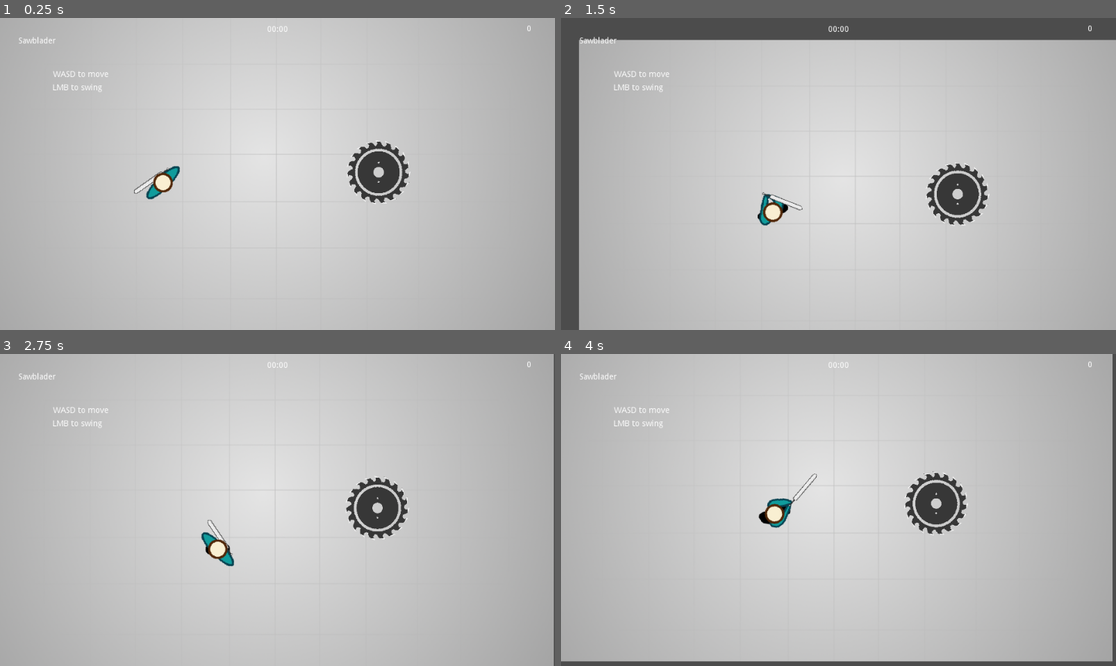
Above: before the commit, frames 1-4 (two rows, left to right).
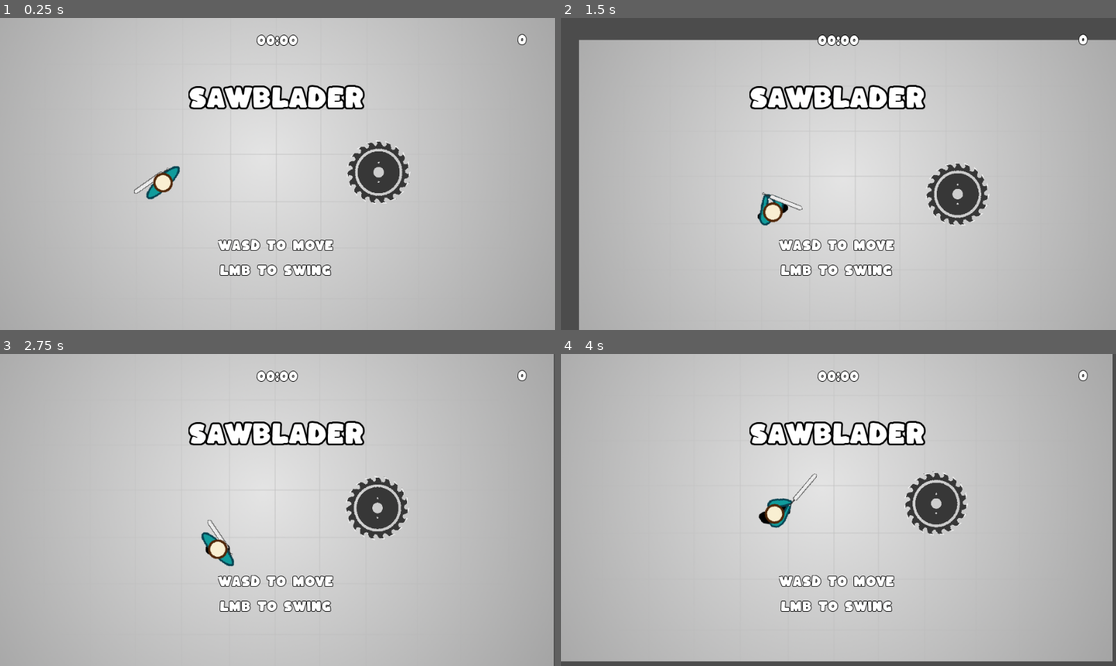
Above: after the commit, the same moments.

Repository: Zircon332/Sawblader
Game: Godot game, scene res://scenes/main.tscn
The game is run twice, just before and just after one commit, with the same random seed, the same clock (stepped at 60 frames per second) and the same inputs.
Inputs (mouse positions are in pixels of both pictures, inside the frame that each line leads up to):
- Up to frame 1 (0.25 s): no input
- Up to frame 2 (1.5 s): tap Enter at 0.5 s; move the mouse to (960, 158) at 0.52 s; hold D (move_right) 0.53-1.28 s; click (960, 158) at 0.6 s; move the mouse to (727, 189) at 1.27 s; hold S (move_down) from 1.28 s (still down); click (727, 189) at 1.35 s
- Up to frame 3 (2.75 s): move the mouse to (333, 441) at 2.02 s; release S (move_down) at 2.03 s; hold D (move_right) from 2.03 s (still down); click (333, 441) at 2.1 s
- Up to frame 4 (4 s): move the mouse to (810, 572) at 2.77 s; release D (move_right) at 2.78 s; hold W (move_up) 2.78-3.53 s; click (810, 572) at 2.85 s; move the mouse to (1005, 556) at 3.52 s; hold A (move_left) from 3.53 s (still down); click (1005, 556) at 3.6 s

The runs differ from the first frame. In frame 1, 3.7% of the frame differs, in the area x 3-96%, y 2-83%; in frame 2, 3.7%; in frame 3, 3.7%; in frame 4, 3.7%.

Commit message:
add font

Diff:
--- /dev/null
+++ b/assets/themes/main_theme.tres
@@ -0,0 +1,12 @@
+[gd_resource type="Theme" load_steps=3 format=2]
+
+[ext_resource path="res://assets/font/kaph-font/Kaph-1G1eM.ttf" type="DynamicFontData" id=1]
+
+[sub_resource type="DynamicFont" id=1]
+size = 20
+outline_size = 1
+outline_color = Color( 0, 0, 0, 1 )
+font_data = ExtResource( 1 )
+
+[resource]
+default_font = SubResource( 1 )
--- a/scenes/hud.gd
+++ b/scenes/hud.gd
@@ -4,7 +4,7 @@
 func set_time(time_elapsed):
 	var minutes = time_elapsed / 60
 	var seconds = int(time_elapsed) % 60
-	$CenterContainer/StopwatchLabel.text = ("%02d:%02d" % [minutes, seconds])
+	$StopwatchLabel.text = ("%02d:%02d" % [minutes, seconds])
 
 
 func set_score(score):
--- a/scenes/main.tscn
+++ b/scenes/main.tscn
@@ -1,13 +1,21 @@
-[gd_scene load_steps=9 format=2]
+[gd_scene load_steps=12 format=2]
 
 [ext_resource path="res://spawner/spawner.tscn" type="PackedScene" id=1]
 [ext_resource path="res://scenes/main.gd" type="Script" id=2]
+[ext_resource path="res://assets/themes/main_theme.tres" type="Theme" id=3]
 [ext_resource path="res://entities/player/player.tscn" type="PackedScene" id=4]
 [ext_resource path="res://entities/saw/saw.tscn" type="PackedScene" id=5]
 [ext_resource path="res://entities/wall/wall.tscn" type="PackedScene" id=6]
 [ext_resource path="res://assets/background.png" type="Texture" id=7]
 [ext_resource path="res://scenes/hud.gd" type="Script" id=8]
 [ext_resource path="res://misc/shakable_camera.gd" type="Script" id=9]
+[ext_resource path="res://assets/font/kaph-font/Kaph-1G1eM.ttf" type="DynamicFontData" id=10]
+
+[sub_resource type="DynamicFont" id=1]
+size = 40
+outline_size = 3
+outline_color = Color( 0, 0, 0, 1 )
+font_data = ExtResource( 10 )
 
 [node name="Main" type="Node2D"]
 script = ExtResource( 2 )
@@ -22,29 +30,32 @@
 [node name="StartScreen" type="Control" parent="UI"]
 anchor_right = 1.0
 anchor_bottom = 1.0
+theme = ExtResource( 3 )
 
 [node name="Title" type="RichTextLabel" parent="UI/StartScreen"]
-margin_left = 32.0
-margin_top = 33.0
-margin_right = 106.0
-margin_bottom = 51.0
+margin_left = 326.0
+margin_top = 116.0
+margin_right = 637.0
+margin_bottom = 168.0
 size_flags_horizontal = 3
 size_flags_vertical = 3
+theme = ExtResource( 3 )
+custom_fonts/normal_font = SubResource( 1 )
 text = "Sawblader"
 scroll_active = false
 
 [node name="Text1" type="RichTextLabel" parent="UI/StartScreen"]
-margin_left = 92.0
-margin_top = 91.0
-margin_right = 195.0
-margin_bottom = 111.0
+margin_left = 377.0
+margin_top = 383.0
+margin_right = 606.0
+margin_bottom = 419.0
 text = "WASD to move"
 
 [node name="Text2" type="RichTextLabel" parent="UI/StartScreen"]
-margin_left = 91.0
-margin_top = 114.0
-margin_right = 201.0
-margin_bottom = 134.0
+margin_left = 380.0
+margin_top = 426.0
+margin_right = 617.0
+margin_bottom = 465.0
 rect_min_size = Vector2( 0, 20 )
 text = "LMB to swing"
 
@@ -52,35 +63,34 @@
 anchor_left = 0.5
 anchor_right = 0.5
 margin_left = -20.0
+margin_top = 20.0
 margin_right = 20.0
-margin_bottom = 40.0
+margin_bottom = 60.0
+theme = ExtResource( 3 )
 script = ExtResource( 8 )
 
-[node name="CenterContainer" type="CenterContainer" parent="UI/HUD"]
-anchor_left = 0.5
-anchor_right = 0.5
-margin_left = -20.0
-margin_right = 20.0
-margin_bottom = 40.0
-
-[node name="StopwatchLabel" type="Label" parent="UI/HUD/CenterContainer"]
-margin_left = 2.0
-margin_top = 13.0
-margin_right = 38.0
-margin_bottom = 27.0
+[node name="StopwatchLabel" type="Label" parent="UI/HUD"]
+margin_left = -16.0
+margin_top = 8.0
+margin_right = 55.0
+margin_bottom = 32.0
+size_flags_horizontal = 3
 text = "00:00"
+align = 1
+valign = 1
 
 [node name="Score" type="Label" parent="UI/HUD"]
-margin_left = 451.0
-margin_top = 12.0
-margin_right = 487.0
-margin_bottom = 26.0
+margin_left = 435.0
+margin_top = 7.0
+margin_right = 471.0
+margin_bottom = 31.0
 text = "0"
 
 [node name="EndScreen" type="Control" parent="UI"]
 visible = false
 anchor_right = 1.0
 anchor_bottom = 1.0
+theme = ExtResource( 3 )
 
 [node name="Text3" type="RichTextLabel" parent="UI/EndScreen"]
 anchor_left = 0.5
Binary file added: assets/font/kaph-font/Kaph-1G1eM.ttf
Binary file added: assets/font/kaph-font/KaphItalic-RpMBe.ttf
Not shown, added: assets/font/kaph-font/info.txt
Not shown, added: assets/font/kaph-font/misc/License.txt
Binary file added: assets/font/qaz-font/Qaz-ZV74m.ttf
Binary file added: assets/font/qaz-font/QazItalic-3zyWL.ttf
Not shown, added: assets/font/qaz-font/info.txt
Not shown, added: assets/font/qaz-font/misc/License.txt
